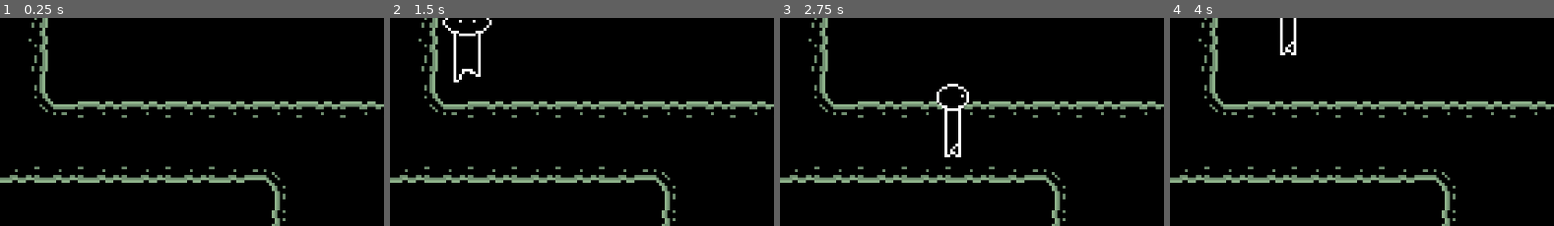
Above: before the commit, frames 1-4 (left to right).
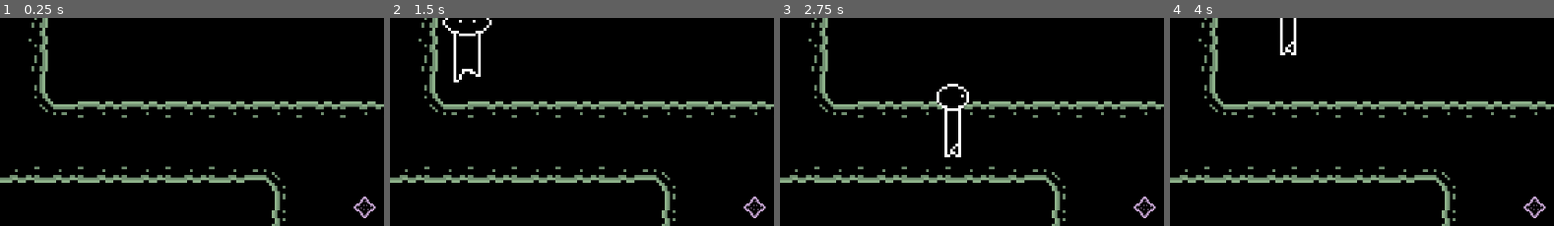
Above: after the commit, the same moments.

Repository: shuofsin/GameOffGame
Game: Godot game, scene res://scenes/world.tscn
Same seed, same stepped clock (60 frames per second), same inputs: the game is played once before the commit and once after it.
Inputs:
- Up to frame 1 (0.25 s): no input
- Up to frame 2 (1.5 s): hold Right (ui_right) 0.53-1.28 s; hold Down (ui_down) from 1.28 s (still down)
- Up to frame 3 (2.75 s): release Down (ui_down) at 2.03 s; hold Right (ui_right) from 2.03 s (still down)
- Up to frame 4 (4 s): release Right (ui_right) at 2.78 s; hold Up (ui_up) 2.78-3.53 s; hold Left (ui_left) from 3.53 s (still down)
The pictures show only the part of the screen within x 11-61%, y 17-67%; the shares and areas given below are measured in that part.

The runs differ from the first frame. In frame 1, 0.2% of the frame differs, in the area x 92-98%, y 85-97%; in frame 2, 0.2%; in frame 3, 0.2%; in frame 4, 0.2%.

Commit message:
Day 9. Progress still slow. Mental just not there. Added star

Diff:
--- /dev/null
+++ b/scenes/star.tscn
@@ -0,0 +1,9 @@
+[gd_scene load_steps=2 format=3 uid="uid://beiof2fm4r4tg"]
+
+[ext_resource type="Texture2D" uid="uid://b3ah70h0l0abo" path="res://sprites/star/star.png" id="1_n53li"]
+
+[node name="Star" type="Node2D"]
+
+[node name="Sprite2D" type="Sprite2D" parent="."]
+scale = Vector2(0.5, 0.5)
+texture = ExtResource("1_n53li")
--- a/scenes/world.tscn
+++ b/scenes/world.tscn
@@ -1,8 +1,9 @@
-[gd_scene load_steps=6 format=3 uid="uid://8qse46faygwv"]
+[gd_scene load_steps=7 format=3 uid="uid://8qse46faygwv"]
 
 [ext_resource type="PackedScene" uid="uid://dgxc32vswsvwk" path="res://scenes/player.tscn" id="1_lt71o"]
 [ext_resource type="Texture2D" uid="uid://brl7ircd0sy4r" path="res://sprites/tiles/grasspath.png" id="2_ev3k8"]
 [ext_resource type="PackedScene" uid="uid://c1gwndghw8ct4" path="res://scenes/sign.tscn" id="3_xgp8k"]
+[ext_resource type="PackedScene" uid="uid://beiof2fm4r4tg" path="res://scenes/star.tscn" id="4_po04e"]
 
 [sub_resource type="TileSetAtlasSource" id="TileSetAtlasSource_a33w3"]
 texture = ExtResource("2_ev3k8")
@@ -50,3 +51,6 @@
 
 [node name="StaticBody2D" parent="." instance=ExtResource("3_xgp8k")]
 position = Vector2(222, 109)
+
+[node name="Star" parent="." instance=ExtResource("4_po04e")]
+position = Vector2(171, 96)
Binary file added: sprites/star/star.aseprite
Binary file added: sprites/star/star.png
Not shown, added: sprites/star/star.png.import
